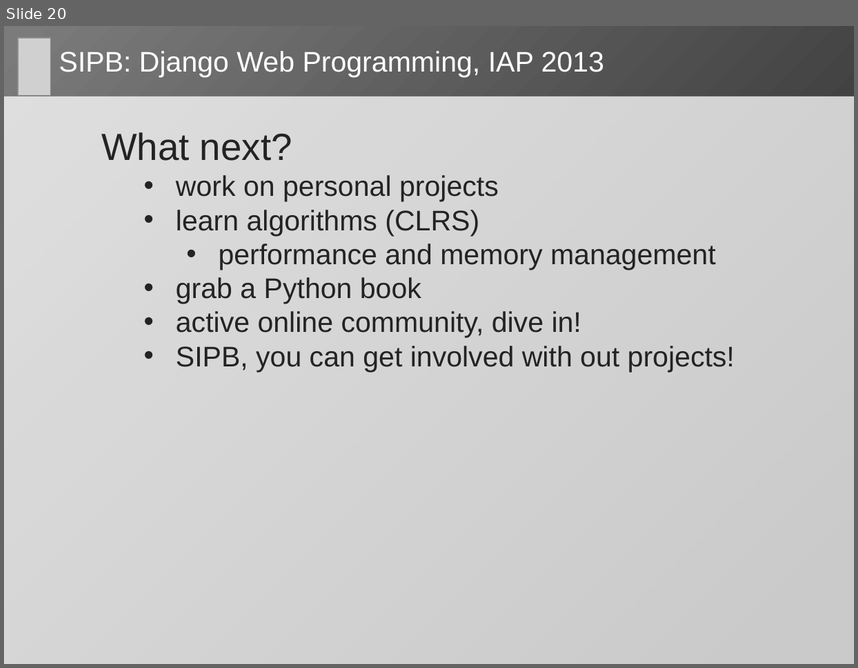
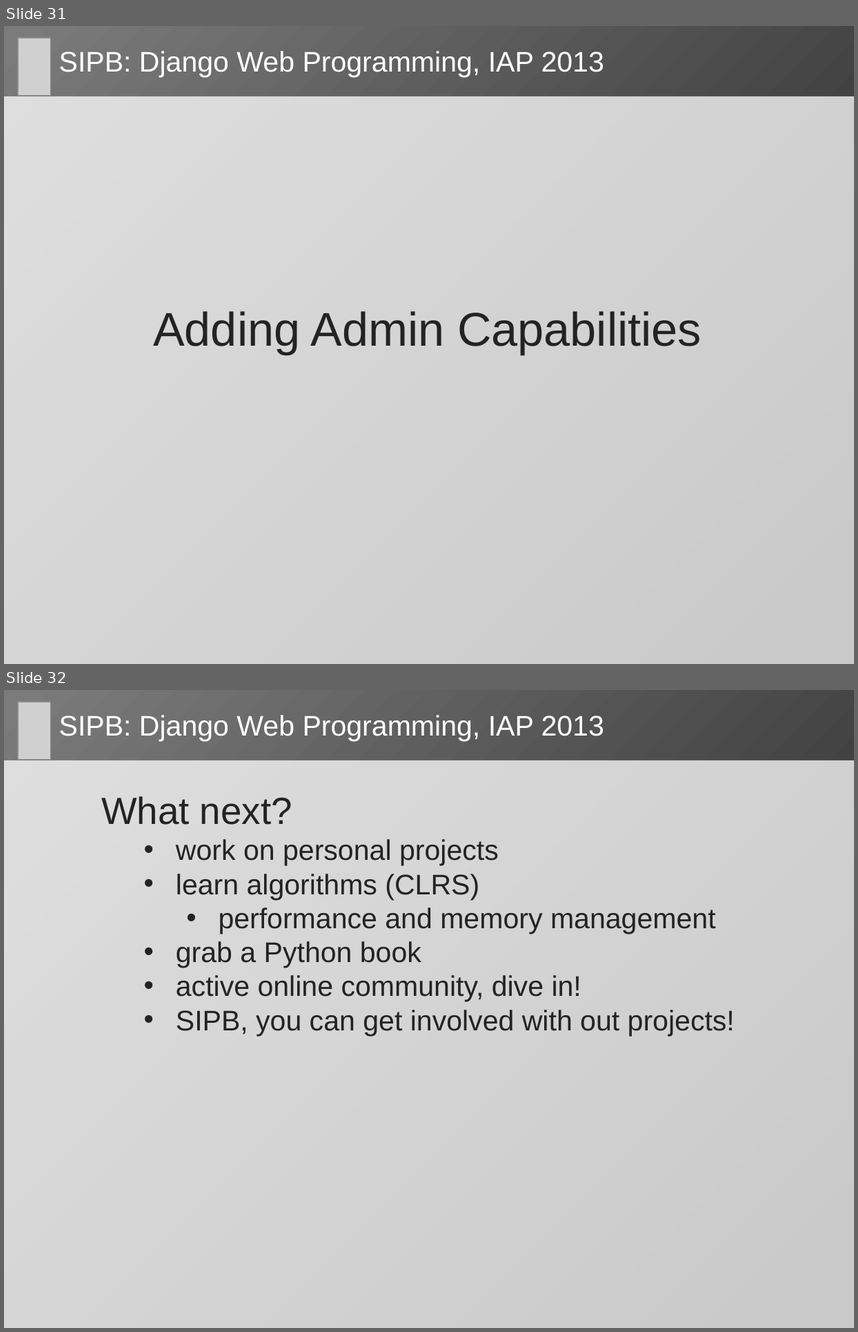
Before and after one commit to dlukeomalley/SIPB_django_class, a slide deck: slides/django_slides.pptx. Shown one above the other, each under a label of ours: slide 20 before the commit, slides 31 and 32 after it. The pictures are 858x668 and 858x1332 pixels, drawn with LibreOffice and Linux fonts; fonts in the diff are those of the drawing; grey boxes stand for pictures. Boxes give left, top, right and bottom in pixels: in the first picture for what was removed or moved away, otherwise in the second. Text is boxed around its words. In the diff, an @@ line names an element or a change of style, - is before the commit and + after.

```diff
--- a/slides/django_slides.pptx
+++ b/slides/django_slides.pptx
@@ slide 31 added at [4, 26, 854, 664], background gradient #7B7B7B to #232323 @@
@@ picture added at [18, 38, 50, 96] @@
@@ title added at [59, 51, 604, 78], 24 pt, text #FFFFFF @@
+SIPB: Django Web Programming, IAP 2013
@@ rounded rectangle added at [4, 96, 854, 664], fill #FFFFFF at 76% opacity @@
@@ text added at [153, 311, 702, 354], 40 pt, text #232323 @@
+Adding Admin Capabilities
@@ what was slide 20 is now slide 32 @@
```
Also in this commit, not shown: 2 slides changed, 11 other slides added, 7 other files.
